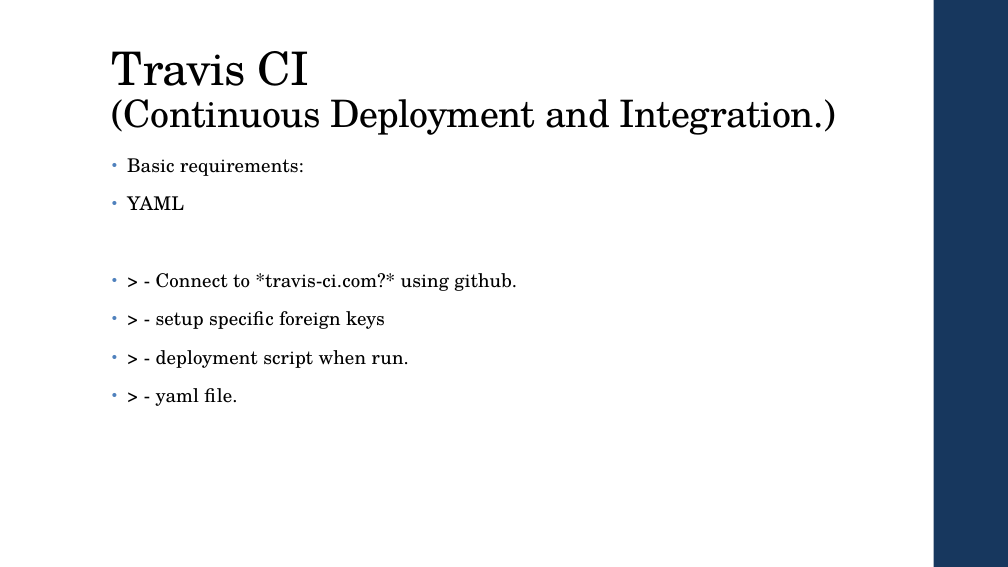
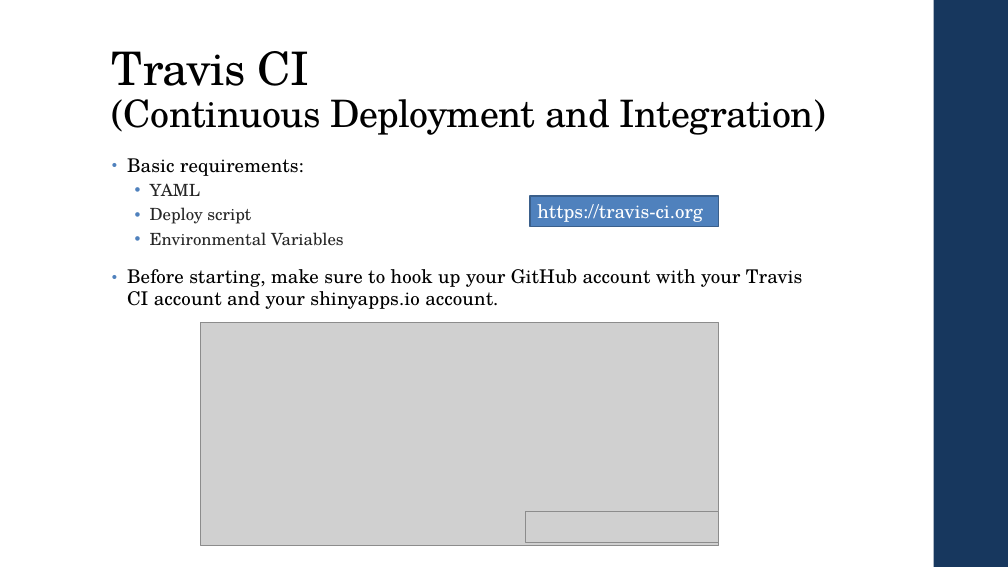
Before and after one commit to bmetenko/RShinyAppStore, a slide deck: slide 17 of Presentation/2019_08_15_RShinyPresentation.pptx (slide 15 before the commit). Drawn at 1008x567 pixels with LibreOffice and Linux fonts; fonts in the diff are those of the drawing; grey boxes stand for pictures. Boxes give left, top, right and bottom in pixels: in the first picture for what was removed or moved away, otherwise in the second. Text is boxed around its words. In the diff, an @@ line names an element or a change of style, - is before the commit and + after.

```diff
--- a/Presentation/2019_08_15_RShinyPresentation.pptx
+++ b/Presentation/2019_08_15_RShinyPresentation.pptx
@@ title at [112,51,825,135]: text changed @@
-Travis CI
-(Continuous Deployment and Integration.)
+Travis CI
+(Continuous Deployment and Integration)
@@ text at [127,207,803,309]: text changed @@
-• > - Connect to *travis-ci.com?* using github.
-• > - setup specific foreign keys
-• > - deployment script when run.
-• > - yaml file.
+  • Deploy script
+  • Environmental Variables
+• Before starting, make sure to hook up your GitHub account with your Travis CI account and your shinyapps.io account.
@@ text at [150,183,200,196]: size 18 to 16 pt, text colour #000000 to #262626, letter spacing 0.1 to 0 pt in "YAML"; list level 1 to 2 in "YAML"; line spacing 0.95 to 0.9 @@
@@ rectangle added at [530,196,719,226], fill #4F81BD, outline #3A5F8C 1.1 pt, 18 pt, text #FFFFFF @@
+https://travis-ci.org
@@ picture added at [200,322,718,546] @@
@@ picture added at [526,511,719,543] @@
```
Also in this commit, not shown: 9 other slides changed, 8 slides added, 1 slide removed.
